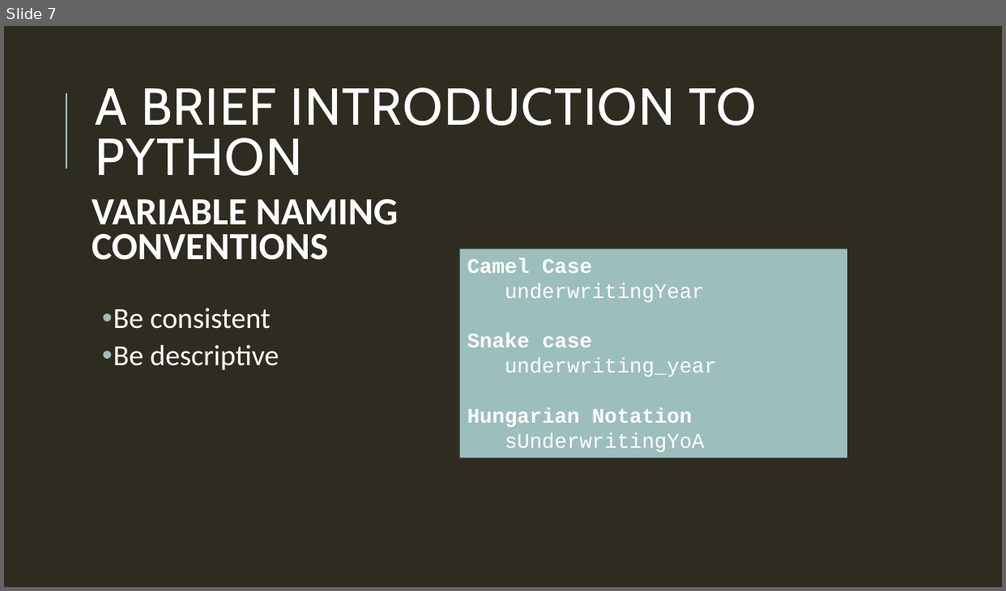
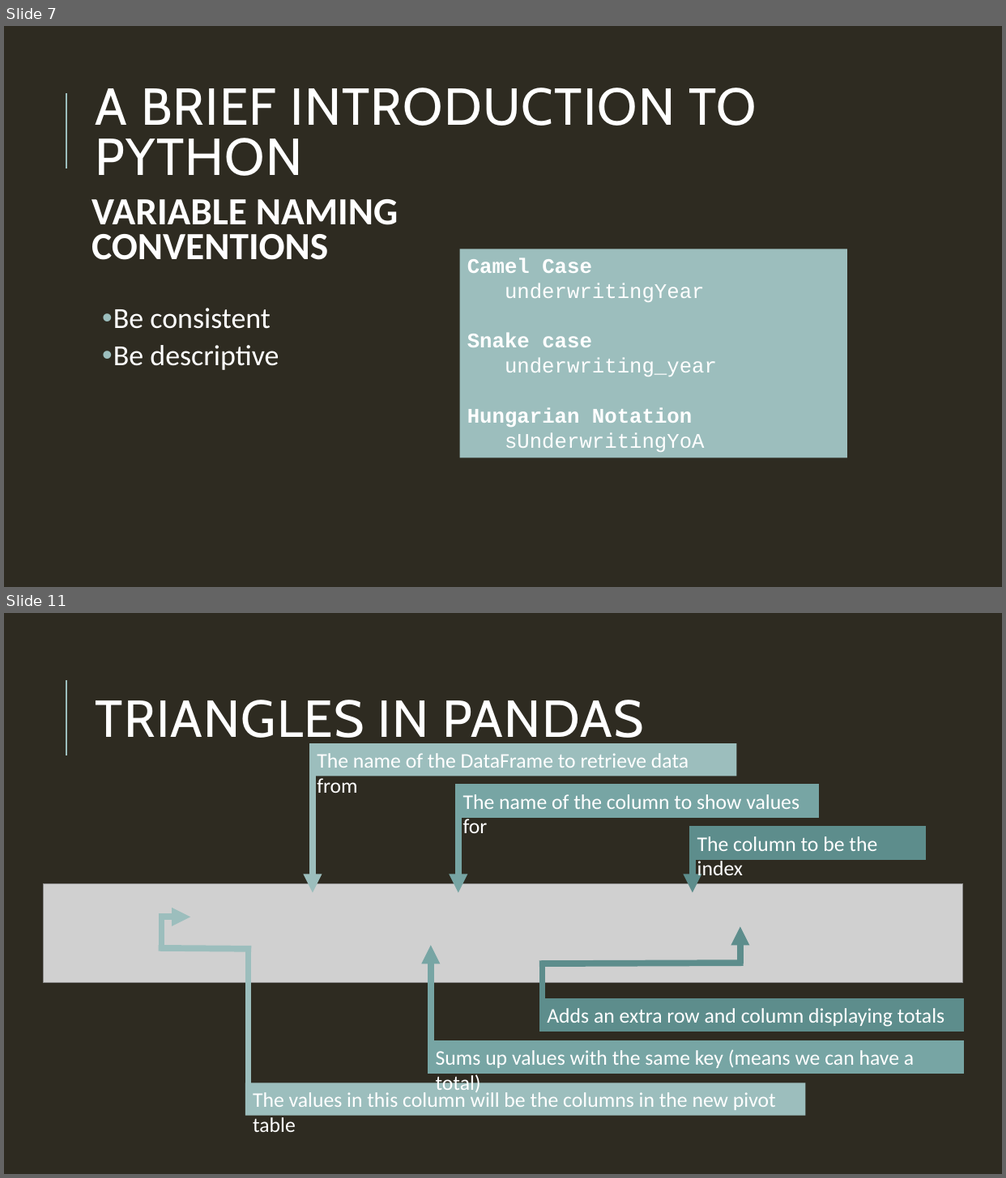
Before and after one commit to fk20268/How2, a slide deck: HOW2_presentation.pptx. Shown one above the other, each under a label of ours: slide 7 before the commit, slides 7 and 11 after it; the slides between them are not shown. The pictures are 1006x591 and 1006x1178 pixels, drawn with LibreOffice and Linux fonts; fonts in the diff are those of the drawing; grey boxes stand for pictures. Boxes give left, top, right and bottom in pixels: in the first picture for what was removed or moved away, otherwise in the second. Text is boxed around its words. In the diff, an @@ line names an element or a change of style, - is before the commit and + after.

```diff
--- a/HOW2_presentation.pptx
+++ b/HOW2_presentation.pptx
@@ slide 11 added at bbox=[4, 613, 1002, 1174], background #2E2B21; not listed: 1 template element that a slide beside it also shows @@
@@ title added at bbox=[96, 700, 644, 748], 50 pt, text #FFFFFF @@
+TRIANGLES IN PANDAS
@@ rectangle added at bbox=[309, 743, 737, 776], fill #9CBEBD, 20 pt, text #FFFFFF @@
+The name of the DataFrame to retrieve data from
@@ arrow added from (313, 766) to (313, 893), #9CBEBD 6 pt @@
@@ rectangle added at bbox=[455, 785, 819, 817], fill #77A5A4, outline #77A5A4 0.75 pt, 20 pt, text #FFFFFF @@
+The name of the column to show values for
@@ arrow added from (458, 790) to (458, 893), #77A5A4 6 pt @@
@@ rectangle added at bbox=[690, 826, 926, 859], fill #5D8D8C, outline #5D8D8C 0.75 pt, 20 pt, text #FFFFFF @@
+The column to be the index
@@ arrow added from (692, 847) to (692, 893), #5D8D8C 6 pt @@
@@ picture added at bbox=[43, 884, 963, 983] @@
@@ group added at bbox=[158, 917, 251, 1092]: 3 lines, 1 arrow @@
@@ arrow added from (740, 964) to (740, 926), #5D8D8C 6 pt @@
@@ arrow added from (431, 1063) to (431, 945), #77A5A4 6 pt @@
@@ line added from (744, 964) to (539, 964), #5D8D8C 6 pt @@
@@ line added from (543, 1024) to (543, 964), #5D8D8C 6 pt @@
@@ rectangle added at bbox=[540, 999, 964, 1033], fill #5D8D8C, outline #5D8D8C 0.75 pt, 20 pt, text #FFFFFF @@
+Adds an extra row and column displaying totals
@@ rectangle added at bbox=[428, 1041, 965, 1074], fill #77A5A4, outline #77A5A4 0.75 pt, 20 pt, text #FFFFFF @@
+Sums up values with the same key (means we can have a total)
@@ rectangle added at bbox=[245, 1083, 805, 1116], fill #9CBEBD, 20 pt, text #FFFFFF @@
+The values in this column will be the columns in the new pivot table
```
Also in this commit, not shown: 5 slides changed, 5 other slides added, 2 other files.
